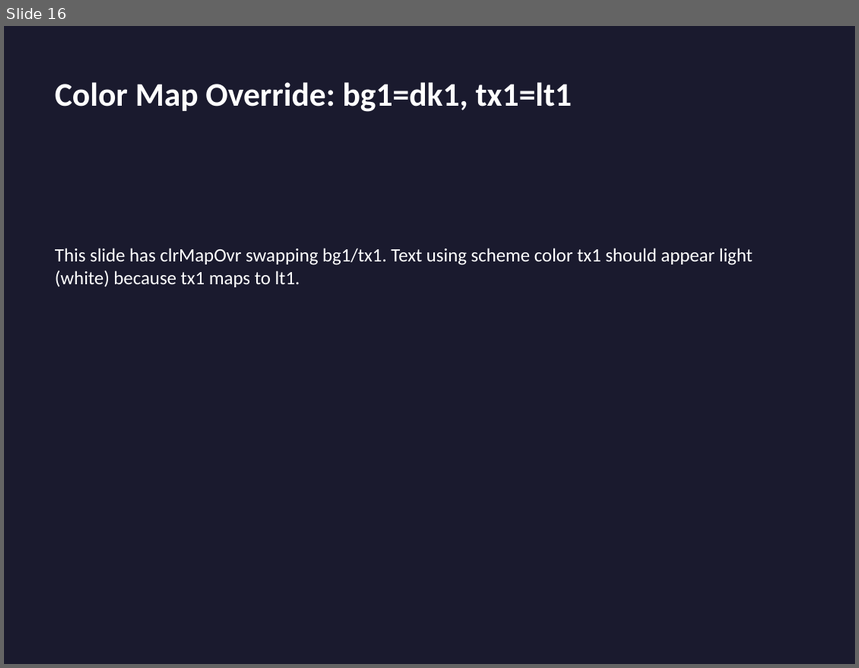
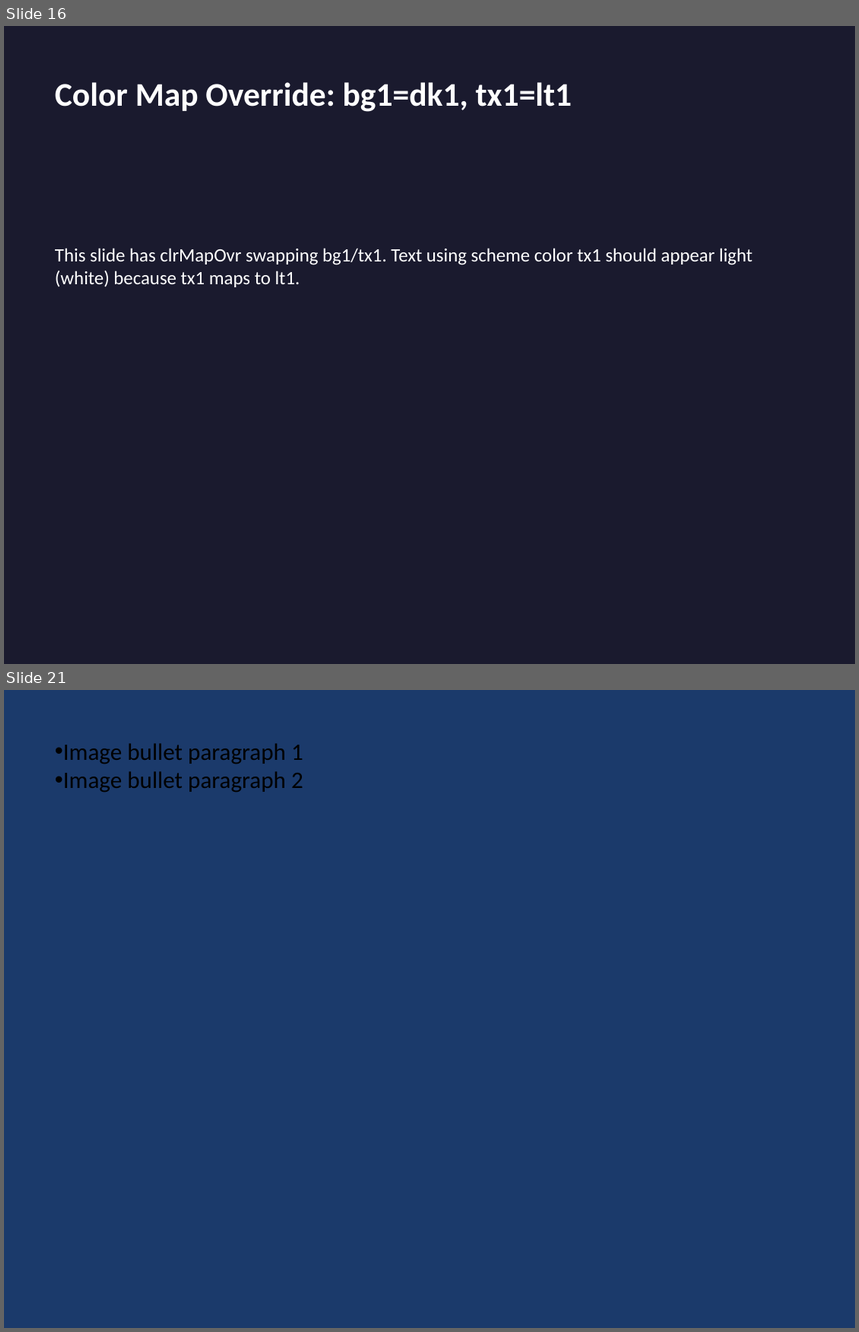
Before and after one commit to t-ujiie-g/pptx-svg, a slide deck: test_fixtures/test_features.pptx. Shown one above the other, each under a label of ours: slide 16 before the commit, slides 16 and 21 after it; the slides between them are not shown. The pictures are 859x668 and 859x1332 pixels, drawn with LibreOffice and Linux fonts; fonts in the diff are those of the drawing. Boxes give left, top, right and bottom in pixels: in the first picture for what was removed or moved away, otherwise in the second. Text is boxed around its words. In the diff, an @@ line names an element or a change of style, - is before the commit and + after.

Commit message:
Enhance serialization and parsing for text properties in presentations
- Updated serializer to handle additional properties in BodyProps and TextRun, including rotation, vertical text, column settings, and hyperlink support.
- Enhanced SVG parser to extract complex script and symbol fonts, kerning, and additional text attributes.
- Expanded test features to cover new functionalities such as text rotation, tab stops, vertical text, hyperlinks, and image bullets.
- Updated test assertions to validate the presence of new elements and attributes in generated slides.

```diff
--- a/test_fixtures/test_features.pptx
+++ b/test_fixtures/test_features.pptx
@@ slide 21 added at [4, 690, 855, 1328], background #1B3A6B @@
@@ text added at [63, 743, 303, 792], 20 pt, text #000000 @@
+• Image bullet paragraph 1
+• Image bullet paragraph 2
```
Also in this commit, not shown: 4 other slides added, 8 other files.
